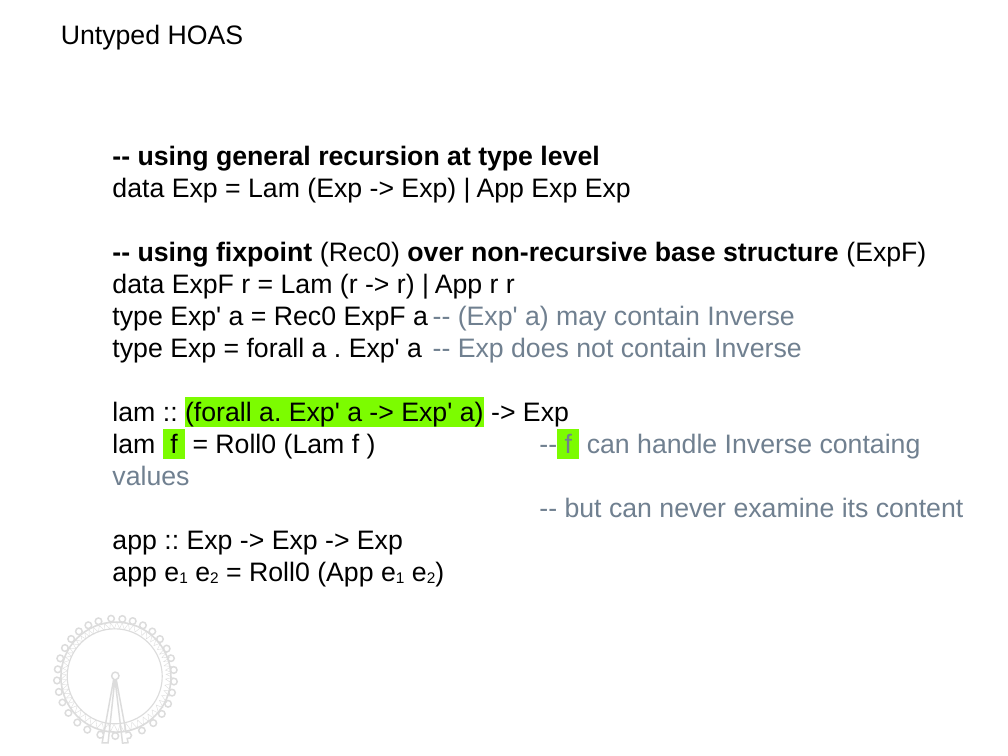
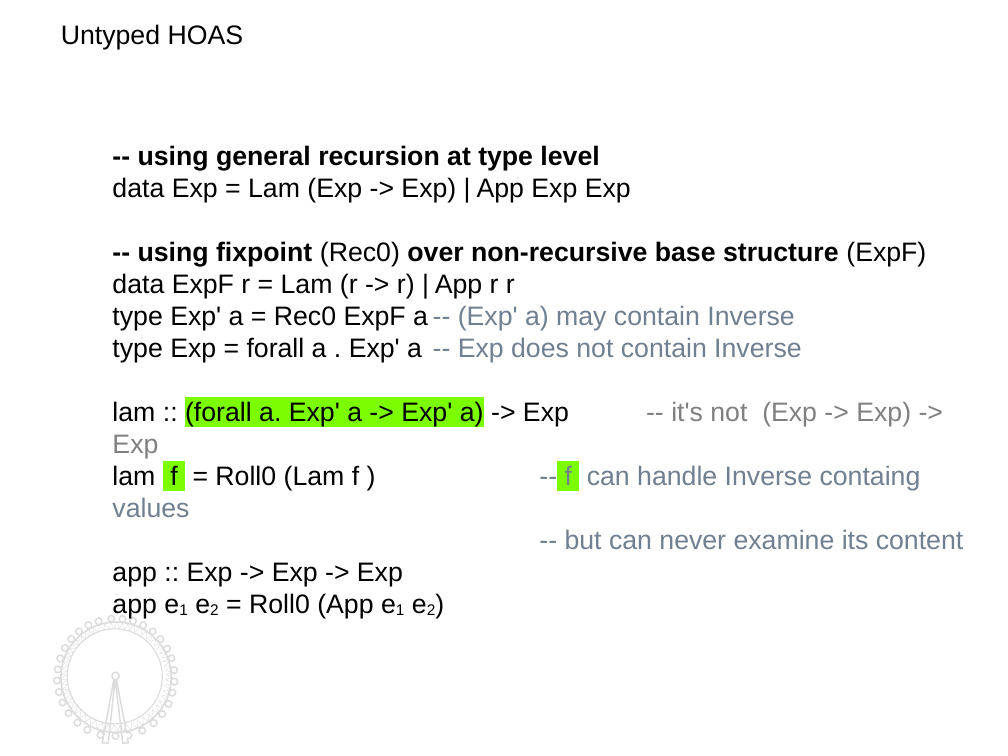
Before and after one commit to kyagrd/naxPapers, a slide deck: slide 8 of draft/TYPES13/ppt/myslide.odp (slide 3 before the commit). Drawn at 1008x756 pixels with LibreOffice and Linux fonts; fonts in the diff are those of the drawing. Boxes give left, top, right and bottom in pixels: in the first picture for what was removed or moved away, otherwise in the second. Text is boxed around its words. In the diff, an @@ line names an element or a change of style, - is before the commit and + after.

```diff
--- a/draft/TYPES13/ppt/myslide.odp
+++ b/draft/TYPES13/ppt/myslide.odp
@@ text at box(112, 401, 911, 458): text changed @@
-lam :: (forall a. Exp' a -> Exp' a) -> Exp
+lam :: (forall a. Exp' a -> Exp' a) -> Exp -- it's not (Exp -> Exp) -> Exp
@@ freeform shape at box(53, 616, 177, 744): outline redrawn @@
```
Also in this commit, not shown: 6 other slides changed, 7 slides added, 2 slides removed, 3 other files.
